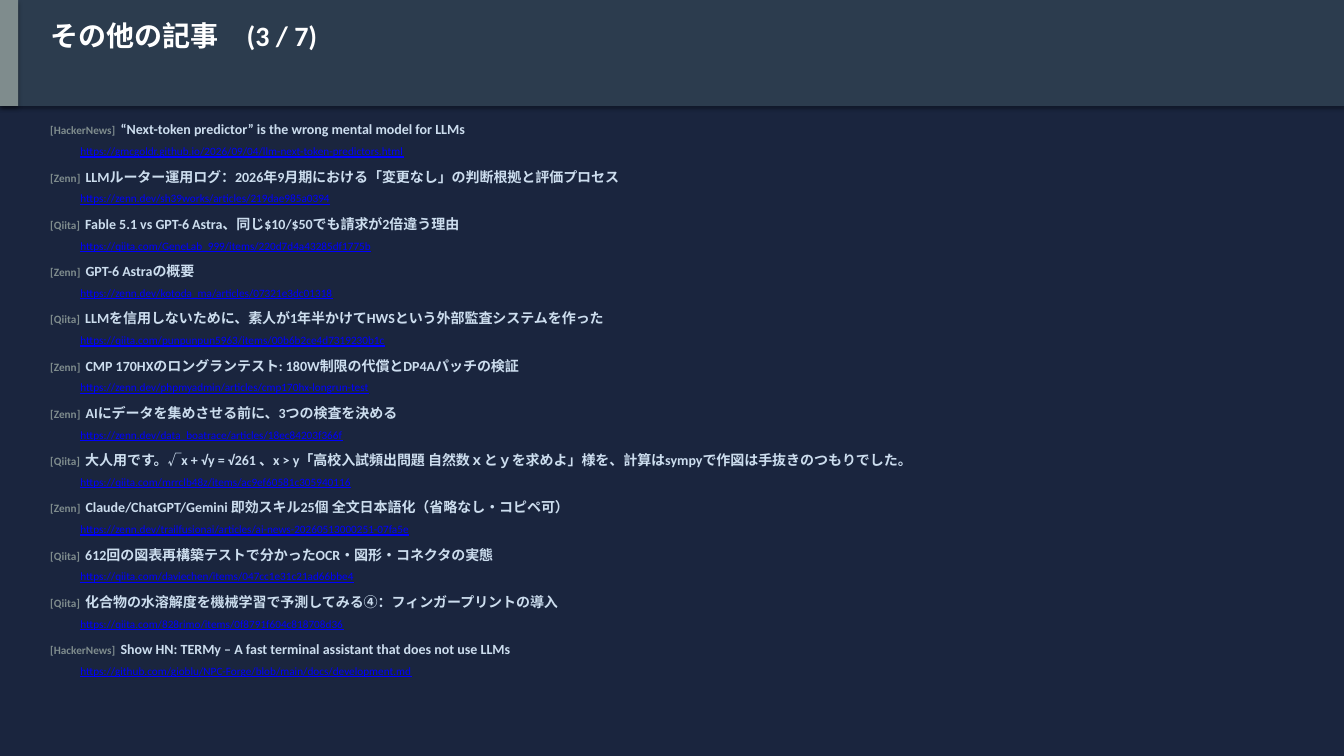
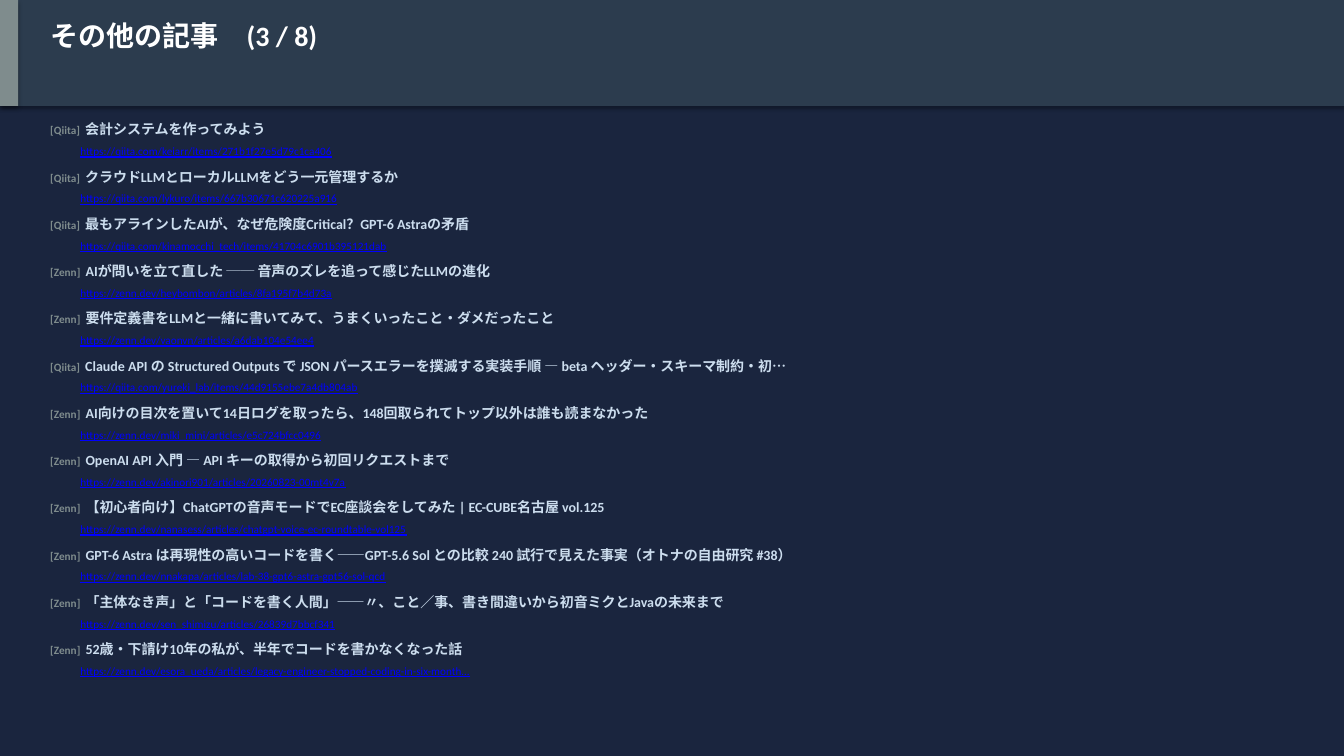
Before and after one commit to h-shoji-jws/ai-news-collector, a slide deck: slide 19 of data/2026-09-05.pptx (slide 20 before the commit). Drawn at 1344x756 pixels with LibreOffice and Linux fonts; fonts in the diff are those of the drawing. Boxes give left, top, right and bottom in pixels: in the first picture for what was removed or moved away, otherwise in the second. Text is boxed around its words. In the diff, an @@ line names an element or a change of style, - is before the commit and + after.

Commit message:
Add daily AI news collection: 2026-09-05

```diff
--- a/data/2026-09-05.pptx
+++ b/data/2026-09-05.pptx
@@ text at (50,22,317,50): text changed @@
-その他の記事 (3 / 7)
+その他の記事 (3 / 8)
@@ text at (50,122,265,136): text changed @@
-[HackerNews] “Next-token predictor” is the wrong mental model for LLMs
+[Qiita] 会計システムを作ってみよう
@@ text at (80,147,331,158): text changed @@
-https://gmcgoldr.github.io/2026/09/04/llm-next-token-predictors.html
+https://qiita.com/keiarr/items/271b1f27e5d79c1ca406
@@ text at (50,170,398,184): text changed @@
-[Zenn] LLMルーター運用ログ：2026年9月期における「変更なし」の判断根拠と評価プロセス
+[Qiita] クラウドLLMとローカルLLMをどう一元管理するか
@@ text at (80,194,336,205): text changed @@
-https://zenn.dev/sh39works/articles/219dae985a0394
+https://qiita.com/lykuro/items/667b30671c620225a916
@@ text at (50,217,469,231): text changed @@
-[Qiita] Fable 5.1 vs GPT-6 Astra、同じ$10/$50でも請求が2倍違う理由
+[Qiita] 最もアラインしたAIが、なぜ危険度Critical？GPT-6 Astraの矛盾
@@ text at (50,264,491,278): text changed @@
-[Zenn] GPT-6 Astraの概要
+[Zenn] AIが問いを立て直した ── 音声のズレを追って感じたLLMの進化
@@ text at (80,242,386,252): text changed @@
-https://qiita.com/GeneLab_999/items/220d7d4a43285df1775b
+https://qiita.com/kinamocchi_tech/items/41704c6901b395121dab
@@ text at (80,289,331,299): text changed @@
-https://zenn.dev/kotoda_ma/articles/07321e3dc01318
+https://zenn.dev/heybombon/articles/8fa195f7b4d73a
@@ text at (50,311,555,325): text changed @@
-[Qiita] LLMを信用しないために、素人が1年半かけてHWSという外部監査システムを作った
+[Zenn] 要件定義書をLLMと一緒に書いてみて、うまくいったこと・ダメだったこと
@@ text at (50,359,786,373): text changed @@
-[Zenn] CMP 170HXのロングランテスト: 180W制限の代償とDP4Aパッチの検証
+[Qiita] Claude API の Structured Outputs で JSON パースエラーを撲滅する実装手順 — beta ヘッダー・スキーマ制約・初…
@@ text at (80,336,313,347): text changed @@
-https://qiita.com/punpunpun5963/items/00b6b2ce4d7319230b1c
+https://zenn.dev/vaonvn/articles/a6dab104e54ee4
@@ text at (80,383,357,394): text changed @@
-https://zenn.dev/phpmyadmin/articles/cmp170hx-longrun-test
+https://qiita.com/yureki_lab/items/44d9155ebe7a4db804ab
@@ text at (50,406,649,420): text changed @@
-[Zenn] AIにデータを集めさせる前に、3つの検査を決める
+[Zenn] AI向けの目次を置いて14日ログを取ったら、148回取られてトップ以外は誰も読まなかった
@@ text at (80,431,320,441): text changed @@
-https://zenn.dev/data_boatrace/articles/18ec84203f366f
+https://zenn.dev/miki_mini/articles/e5c724bfcc0496
@@ text at (50,453,449,467): text changed @@
-[Qiita] 大人用です。√x + √y = √261 、x > y「高校入試頻出問題 自然数ｘとｙを求めよ」様を、計算はsympyで作図は手抜きのつもりでした。
+[Zenn] OpenAI API 入門 — API キーの取得から初回リクエストまで
@@ text at (80,478,344,488): text changed @@
-https://qiita.com/mrrclb48z/items/ac9ef60581c305940116
+https://zenn.dev/akinori901/articles/20260823-00mt4v7a
@@ text at (50,500,604,514): text changed @@
-[Zenn] Claude/ChatGPT/Gemini 即効スキル25個 全文日本語化（省略なし・コピペ可）
+[Zenn] 【初心者向け】ChatGPTの音声モードでEC座談会をしてみた | EC-CUBE名古屋 vol.125
@@ text at (80,525,405,536): text changed @@
-https://zenn.dev/trailfusionai/articles/ai-news-20260513000251-07fa5e
+https://zenn.dev/nanasess/articles/chatgpt-voice-ec-roundtable-vol125
@@ text at (50,548,792,562): text changed @@
-[Qiita] 612回の図表再構築テストで分かったOCR・図形・コネクタの実態
+[Zenn] GPT-6 Astra は再現性の高いコードを書く——GPT-5.6 Sol との比較 240 試行で見えた事実（オトナの自由研究 #38）
@@ text at (50,595,724,609): text changed @@
-[Qiita] 化合物の水溶解度を機械学習で予測してみる④：フィンガープリントの導入
+[Zenn] 「主体なき声」と「コードを書く人間」――〃、こと／事、書き間違いから初音ミクとJavaの未来まで
@@ text at (80,572,385,583): text changed @@
-https://qiita.com/daviechen/items/047cc1e31c21ad66bbe4
+https://zenn.dev/nnakapa/articles/lab-38-gpt6-astra-gpt56-sol-qcd
@@ text at (80,620,334,630): text changed @@
-https://qiita.com/828rimo/items/0f8791f604c818708d36
+https://zenn.dev/sen_shimizu/articles/26839d7bbcf341
@@ text at (50,642,463,656): text changed @@
-[HackerNews] Show HN: TERMy – A fast terminal assistant that does not use LLMs
+[Zenn] 52歳・下請け10年の私が、半年でコードを書かなくなった話
@@ text at (80,667,469,677): text changed @@
-https://github.com/gioblu/NPC-Forge/blob/main/docs/development.md
+https://zenn.dev/esora_ueda/articles/legacy-engineer-stopped-coding-in-six-month…
```
Also in this commit, not shown: 22 other slides changed, 1 slide added, 1 slide removed, 1 other file.
